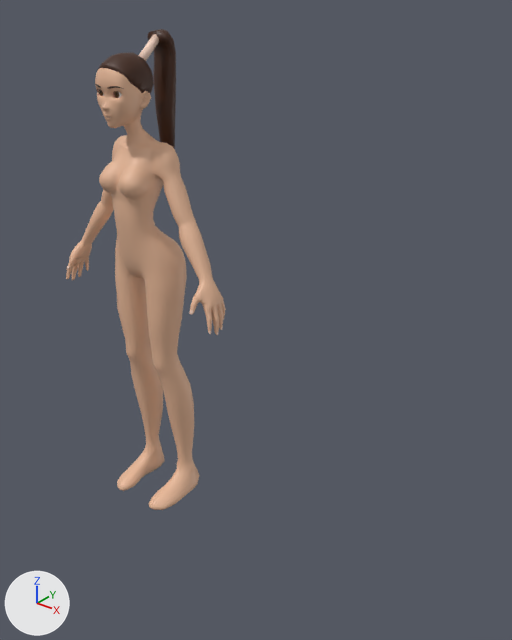
What one commit did to the FBX model Jolie/female-basemesh.fbx.
The view is the same before and after, from a 50 mm camera at (1.856, -1.628, 1.963) aimed at (0.469, 0.106, 0.889). The axes (+X, +Y, +Z) are drawn at lower left. The lights are the same throughout. Where no turn or scale is listed for an object, it has been applied to the vertices.

In view in the first picture: 'Body', 'Eye_clear', 'Ponytail', 'Scalp'.
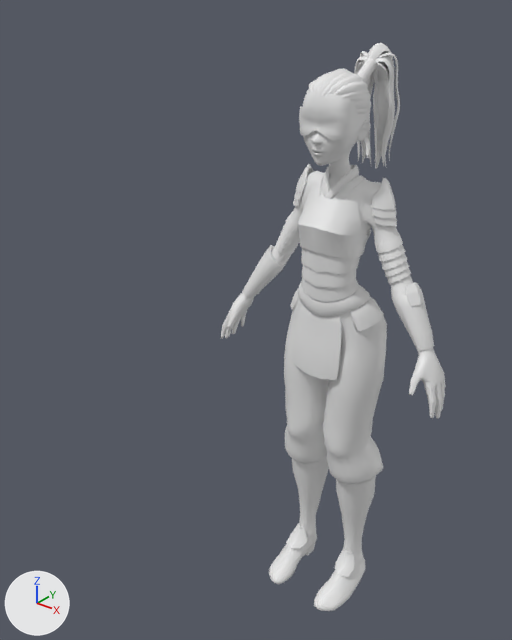
Changed parts and their boxes (x1, y1, x2, y2) in the pictures (512 x 640 px):
'Body.001', added
    after: (221, 150, 446, 611)
'Body', deleted
    before: (66, 68, 226, 510)
'Scalp', reshaped (14% wider, 29% taller)
    before: (98, 53, 154, 94)
    after: (307, 69, 371, 122)
'Ponytail', deleted (brown)
    before: (138, 29, 176, 149)
'Head', added
    after: (303, 90, 371, 166)
'visor', added
    after: (299, 106, 363, 141)
'shoulder', added
    after: (293, 164, 397, 226)
'NurbsPath.018', added
    after: (356, 61, 389, 168)
'NurbsPath.020', added
    after: (354, 56, 395, 166)
'neckline', added
    after: (322, 165, 359, 199)
'NurbsPath.021', added
    after: (360, 51, 400, 161)
'NurbsPath.017', added
    after: (367, 43, 393, 168)
'NurbsPath.022', added
    after: (373, 69, 379, 162)
'Cylinder', added
    after: (357, 58, 377, 83)
'NurbsPath.019', added
    after: (361, 55, 394, 166)
'NurbsPath.023', added
    after: (364, 76, 371, 158)
'Eye_clear', deleted
    before: (98, 89, 122, 98)
part 1 of me_roundcube_007, added
    after: (307, 69, 371, 122)
part 2 of me_roundcube_007, deleted (brown)
    before: (98, 53, 154, 94)

What changed in the scene script:
```text
Change me_roundcube_007:
    remove me_roundcube_007.from_pydata(...)  # 416 vertices, 424 faces; spans x -0.079..0.079, y -0.075..0.105, z 1.568..1.74
    remove me_roundcube_007.materials.append(mat_eyebrows)  # brown #41200a
    add me_roundcube_007.from_pydata(...)  # 1263 vertices, 1166 faces; spans x 0.74..0.905, y -0.08..0.108, z 1.556..1.749
    me_roundcube_007 part 1: 1263 vertices added at x 0.74..0.905, y -0.08..0.108, z 1.556..1.749
    me_roundcube_007 part 2: 416 vertices removed from x -0.079..0.079, y -0.075..0.105, z 1.568..1.74
    add me_roundcube_007.materials.append(mat_eye_white)  # white #e7e7e7
Remove ob_ponytail:
    ob_ponytail = bpy.data.objects.new('Ponytail', me_cylinder_003)
Remove ob_eye_clear:
    ob_eye_clear = bpy.data.objects.new('Eye_clear', me_sphere_003)
Remove ob_body:
    ob_body = bpy.data.objects.new('Body', me_roundcube_005)
Add ob_cylinder:
    ob_cylinder = bpy.data.objects.new('Cylinder', me_cylinder_001)  # 60 vertices, 48 faces; spans x -0.3729..-0.3337, y -0.0096..0.0873, z -0.0978..-0.0156; in mat_eye_white (white #e7e7e7)
    ob_cylinder.location = (1.176, 0.088, 1.778)
Add ob_neckline:
    ob_neckline = bpy.data.objects.new('neckline', me_roundcube_002)  # 128 vertices, 126 faces; spans x -0.0466..0.0463, y -0.0249..0.0882, z 1.4083..1.4919; in mat_fem_body (its picture is missing)
    ob_neckline.location = (0.822, 0.0, 0.0)
Add ob_head:
    ob_head = bpy.data.objects.new('Head', me_roundcube_010)  # 1399 vertices, 1384 faces; spans x -0.087..0.087, y -0.098..0.104, z 1.511..1.739; in mat_fem_head (its picture is missing)
    ob_head.location = (0.822, 0.0, 0.0)
Add ob_shoulder:
    ob_shoulder = bpy.data.objects.new('shoulder', me_roundcube_004)  # 382 vertices, 384 faces; spans x -0.175..0.175, y 0.017..0.115, z 1.347..1.474; in mat_fem_body (its picture is missing)
    ob_shoulder.location = (0.822, 0.0, 0.0)
Add ob_nurbspath_020:
    ob_nurbspath_020 = bpy.data.objects.new('NurbsPath.020', me_nurbspath_023)  # 496 vertices, 480 faces; spans x -0.251..-0.117, y -0.148..-0.096, z -0.276..0.022; in mat_eye_white (white #e7e7e7)
    ob_nurbspath_020.location = (1.007, 0.31, 1.743)
Add ob_body_001:
    ob_body_001 = bpy.data.objects.new('Body.001', me_roundcube_003)  # 3946 vertices, 3936 faces; spans x -0.39..0.39, y -0.12..0.17, z 0.0..1.56; in mat_fem_body (its picture is missing)
    ob_body_001.location = (0.822, 0.0, 0.0)
Add ob_nurbspath_018:
    ob_nurbspath_018 = bpy.data.objects.new('NurbsPath.018', me_nurbspath_021)  # 440 vertices, 420 faces; spans x -0.225..-0.119, y -0.173..-0.107, z -0.287..0.017; in mat_eye_white (white #e7e7e7)
    ob_nurbspath_018.location = (0.994, 0.333, 1.739)
Add ob_nurbspath_022:
    ob_nurbspath_022 = bpy.data.objects.new('NurbsPath.022', me_nurbspath_025)  # 310 vertices, 300 faces; spans x -0.185..-0.155, y -0.146..-0.119, z -0.226..0.038; in mat_eye_white (white #e7e7e7)
    ob_nurbspath_022.location = (1.01, 0.314, 1.703)
Add ob_nurbspath_017:
    ob_nurbspath_017 = bpy.data.objects.new('NurbsPath.017', me_nurbspath_020)  # 264 vertices, 252 faces; spans x -0.187..-0.119, y -0.165..-0.066, z -0.302..0.049; in mat_eye_white (white #e7e7e7)
    ob_nurbspath_017.location = (0.981, 0.317, 1.75)
Add ob_nurbspath_021:
    ob_nurbspath_021 = bpy.data.objects.new('NurbsPath.021', me_nurbspath_024)  # 768 vertices, 744 faces; spans x -0.266..-0.126, y -0.146..-0.087, z -0.276..0.023; in mat_eye_white (white #e7e7e7)
    ob_nurbspath_021.location = (1.018, 0.317, 1.754)
Add ob_visor:
    ob_visor = bpy.data.objects.new('visor', me_roundcube_001)  # 230 vertices, 200 faces; spans x -0.082..0.082, y -0.092..0.004, z 1.586..1.661; in mat_fem_visor (its picture is missing)
    ob_visor.location = (0.822, 0.0, 0.0)
Add ob_nurbspath_019:
    ob_nurbspath_019 = bpy.data.objects.new('NurbsPath.019', me_nurbspath_022)  # 320 vertices, 300 faces; spans x -0.24..-0.132, y -0.144..-0.086, z -0.29..0.023; in mat_eye_white (white #e7e7e7)
    ob_nurbspath_019.location = (1.008, 0.318, 1.75)
Add ob_nurbspath_023:
    ob_nurbspath_023 = bpy.data.objects.new('NurbsPath.023', me_nurbspath_026)  # 320 vertices, 310 faces; spans x -0.205..-0.168, y -0.138..-0.097, z -0.219..0.037; in mat_eye_white (white #e7e7e7)
    ob_nurbspath_023.location = (0.989, 0.303, 1.703)
```
